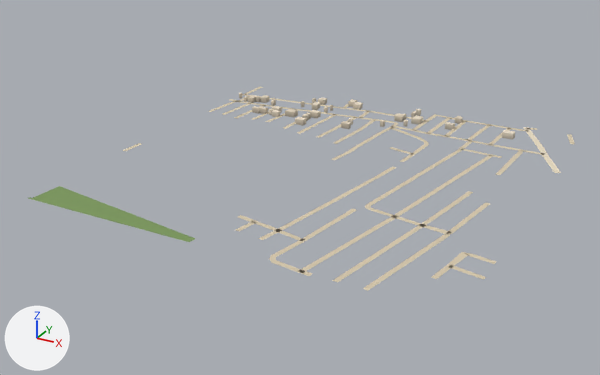
Before and after pictures for a commit that changed the glTF model public/assets/bengaluru-region-v1/tiles/t12_-35-l0.glb.
The view is the same before and after, from a 50 mm lens placed at (6672.0, -18093.0, 383.0), pointed at (6224.0, -17278.0, -24.0). Lighting does not change. The marker at lower left points along +X, +Y and +Z. The picture after the commit comes second.

Names of what the first picture shows: 'building', 'ground'.
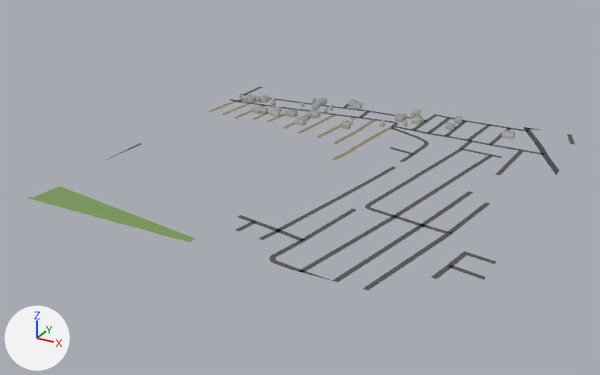
Boxes (x1, y1, x2, y2) around the edits, measured in the pictures (600 x 375 px; the box of a moved part takes in the faces that stretch with it):
'ground', reshaped
    before: (28, 86, 575, 291)
    after: (28, 86, 575, 290)
part 1 of me_building, recoloured
    both: (239, 93, 515, 139)
part 2 of me_ground, moved or reshaped
    before: (270, 127, 575, 291)
    after: (270, 127, 575, 290)
part 3 of me_ground, reshaped
    before: (122, 143, 141, 151)
    after: (104, 143, 141, 161)
part 4 of me_ground, moved or reshaped
    both: (392, 122, 411, 130)
part 5 of me_ground, recoloured
    both: (209, 86, 559, 279)

The change in detail:
me_building is used by ob_building; location (6000.0, -17500.0, 0.0).
me_building had 366 vertices, 481 faces and spanned x 7.0..421.0, y 362.0..485.0, z 0.0..8.0.
me_building now has 366 vertices, 596 faces and spans x 7.0..421.0, y 362.0..485.0, z 0.0..8.0.
me_building part 1: 481 kept faces spanning x 7.0..421.0, y 362.0..485.0, z 0.0..8.0 get new vertex colours.
Edits to the shape of me_building do not show in these pictures.
me_ground is used by ob_ground; location (6000.0, -17500.0, 0.0).
Verts and faces of me_ground; kept vertices keep their numbers, new ones are numbered from 522.
Before the commit, vertices of me_ground: 82 (-3.0, 165.0, 1.0) at pixel (122, 150), 83 (3.0, 165.0, 1.0) at pixel (125, 151), 84 (-1.0, 197.0, 1.0) at pixel (139, 143), 85 (5.0, 196.0, 1.0) at pixel (142, 143).
Before the commit, vertices of me_ground: 172 (261.0, 413.0, 1.0) at pixel (391, 126), 173 (265.0, 420.0, 1.0) at pixel (395, 125), 174 (259.0, 428.0, 1.0) at pixel (394, 123), 175 (266.0, 430.0, 1.0) at pixel (398, 123).
me_ground had 522 vertices, 431 faces and spanned x -3.0..504.0, y -3.0..503.0, z 1.0.
me_ground now has 531 vertices, 440 faces and spans x 0.0..500.0, y 0.0..500.0, z 1.0.
Part 2, on me_ground:
19 vertices are removed from x 315.0..501.0, y -2.0..503.0, z 1.0.
26 faces are deleted.
3 vertices in x 482.0..496.0, y 355.0..385.0, z 1.0 move by (4.0, -7.0, 0.0).
3 vertices in x 399.0..436.0, y 73.0..104.0, z 1.0 move by (0.0, -2.0, 0.0).
16 vertices move from x 313.0..504.0, y -3.0..502.0, z 1.0 to x 313.0..500.0, y 0.0..500.0, z 1.0.
25 vertices are added at x 316.0..500.0, y 0.0..500.0, z 1.0.
32 new faces join them.
Part 3, on me_ground:
Vertices deleted: 82, 83, 84 (with the faces that use them).
New vertex 532 is at (0.0, 120.0, 1.0).
New vertex 533 is at (1.0, 128.0, 1.0), pixel (104, 160).
New vertex 534 is at (0.0, 128.0, 1.0), pixel (104, 160).
New vertex 535 is at (3.0, 162.0, 1.0), pixel (124, 151).
New vertex 536 is at (0.0, 162.0, 1.0), pixel (122, 151).
New vertex 537 is at (0.0, 197.0, 1.0), pixel (139, 143).
New faces: (532, 533, 534), (533, 535, 534), (534, 535, 536), (85, 536, 535), (85, 537, 536).
Part 4, on me_ground:
Vertex 173 moves to (266.0, 419.0, 1.0), pixel (396, 126).
Vertex 174 moves to (260.0, 427.0, 1.0), pixel (394, 123).
Vertex 172 moves to (261.0, 413.0, 1.0), pixel (390, 126).
Vertex 175 moves to (265.0, 431.0, 1.0), pixel (398, 123).
me_ground part 5: 371 kept faces spanning x 0.0..500.0, y 0.0..500.0, z 1.0 get new vertex colours; the middle colour goes from beige #d7c9ae to dark grey #535556.
Other edits to the shape of me_ground do not show in these pictures.
